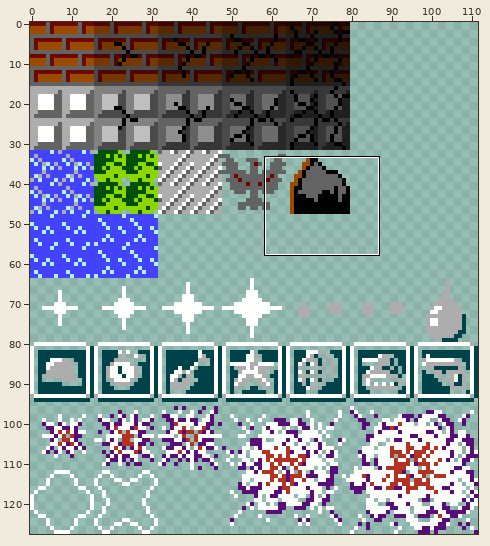
One commit to this sprite sheet: assets/sprites.png. Above, an overview of the earlier version with the close-up marked.
Close-up. Earlier state:
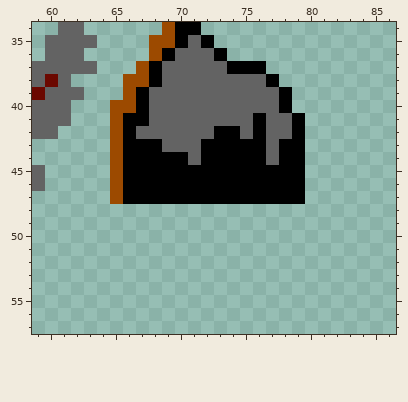
The file is 112x128 pixels. Colours within 5 levels of each other are drawn and written as one. Shown: x 59..86, y 34..57.
And afterwards:
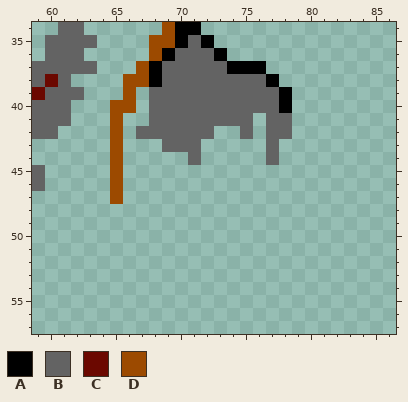
Palette (. is transparent): A #000000  B #636363  C #6b0800  D #9c4a00
The edit:
Colour A is removed in rows 39 to 40 at x 67; in row 41 at x 66 to 67, 76 and 79; in row 42 at x 66, 73 to 74, 76 and 79; in row 43 at x 66 to 68, 72 to 76 and 78 to 79; in row 44 at x 66 to 70, 72 to 76 and 78 to 79; in rows 45 to 47 at x 66 to 79.
Boxes around the changes in both close-ups, in picture pixels (x1, y1, x2, y2):
erased: (123, 87, 305, 204)
